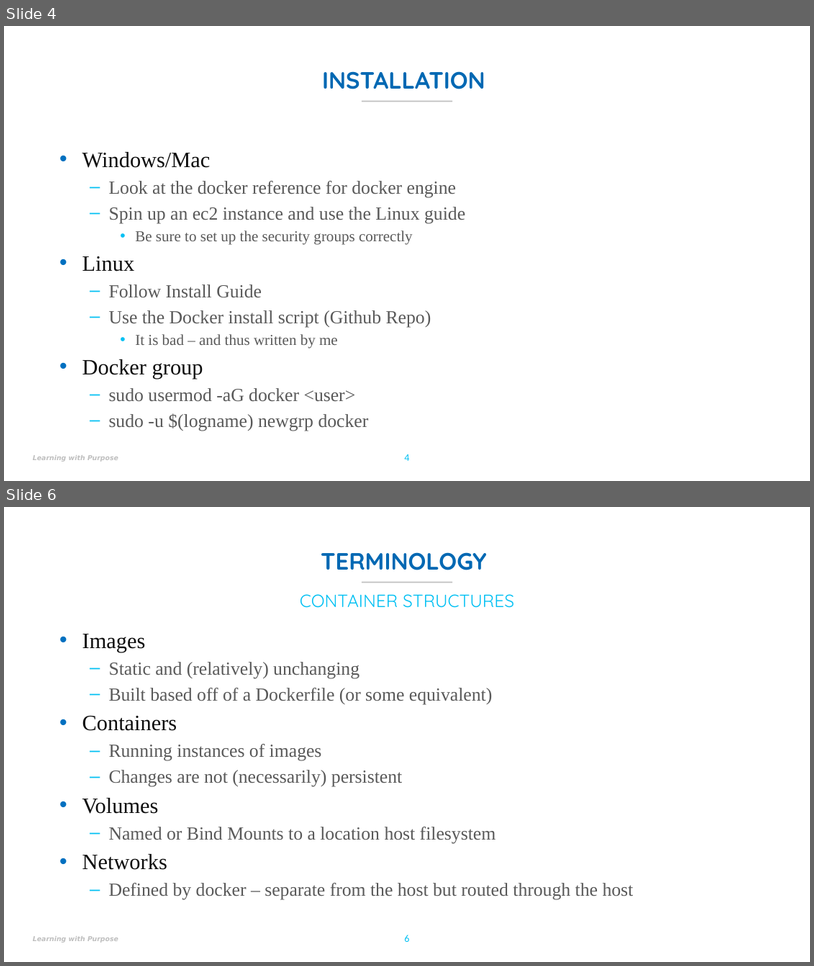
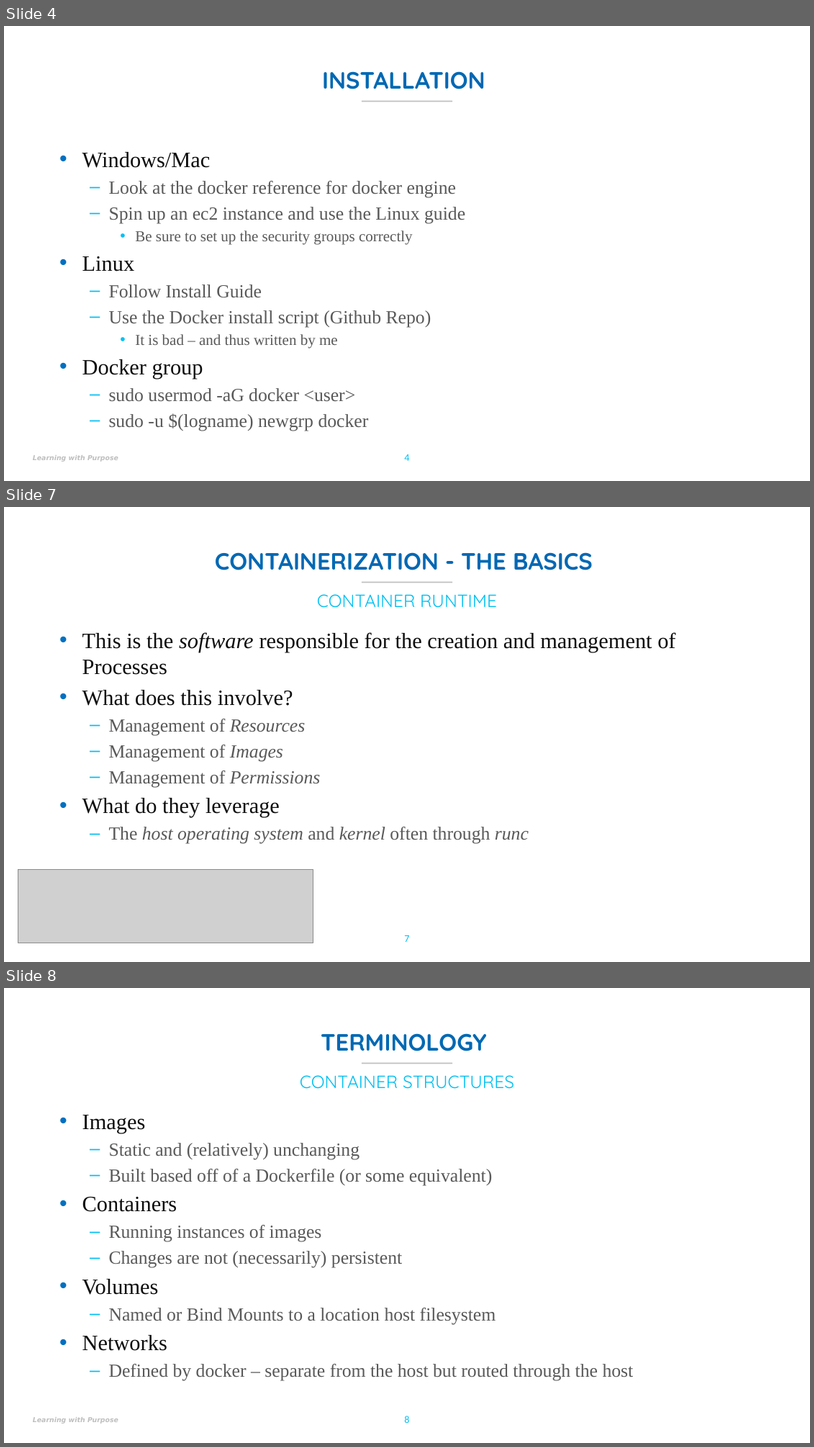
Before and after one commit to UMLCloudComputing/Docker, a slide deck: Slides/Docker-Panic-v1.pptx. Shown one above the other, each under a label of ours: slides 4 and 6 before the commit, slides 4, 7 and 8 after it; the slides between them are not shown. The pictures are 814x966 and 814x1447 pixels, drawn with LibreOffice and Linux fonts; fonts in the diff are those of the drawing; grey boxes stand for pictures; background and template pictures are left out. Boxes give left, top, right and bottom in pixels: in the first picture for what was removed or moved away, otherwise in the second. Text is boxed around its words. In the diff, an @@ line names an element or a change of style, - is before the commit and + after.

Commit message:
Container Runtime and Engine

```diff
--- a/Slides/Docker-Panic-v1.pptx
+++ b/Slides/Docker-Panic-v1.pptx
@@ slide 7 added at box(4, 507, 810, 962), background picture (left out); not listed: 2 template elements that a slide beside it also shows @@
@@ title added at box(215, 552, 593, 570), 28 pt, text #0068B3, bold @@
+CONTAINERIZATION - THE BASICS
@@ text added at box(317, 594, 497, 608), 21 pt, text #00C0F3 @@
+CONTAINER RUNTIME
@@ text added at box(82, 632, 676, 844), 22 pt, text #595959 @@
+• This is the software responsible for the creation and management of Processes
+• What does this involve?
+  – Management of Resources
+  – Management of Images
+  – Management of Permissions
+• What do they leverage
+  – The host operating system and kernel often through runc
@@ picture added at box(18, 870, 313, 943) @@
@@ page number added at box(404, 935, 409, 942), 12 pt, text #00C0F3 @@
+7
@@ what was slide 6 is now slide 8 @@
@@ page number at box(404, 1416, 409, 1423): text changed @@
-6
+8
```
Also in this commit, not shown: 1 slide changed, 1 other slide added.
